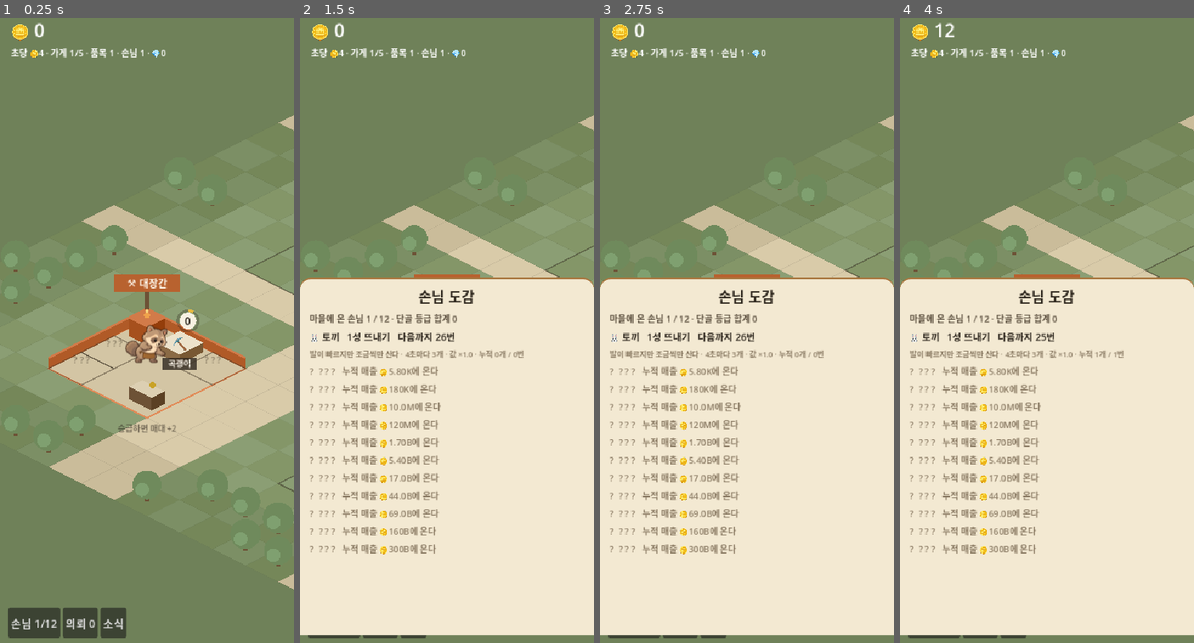
Above: before the commit, frames 1-4 (left to right).
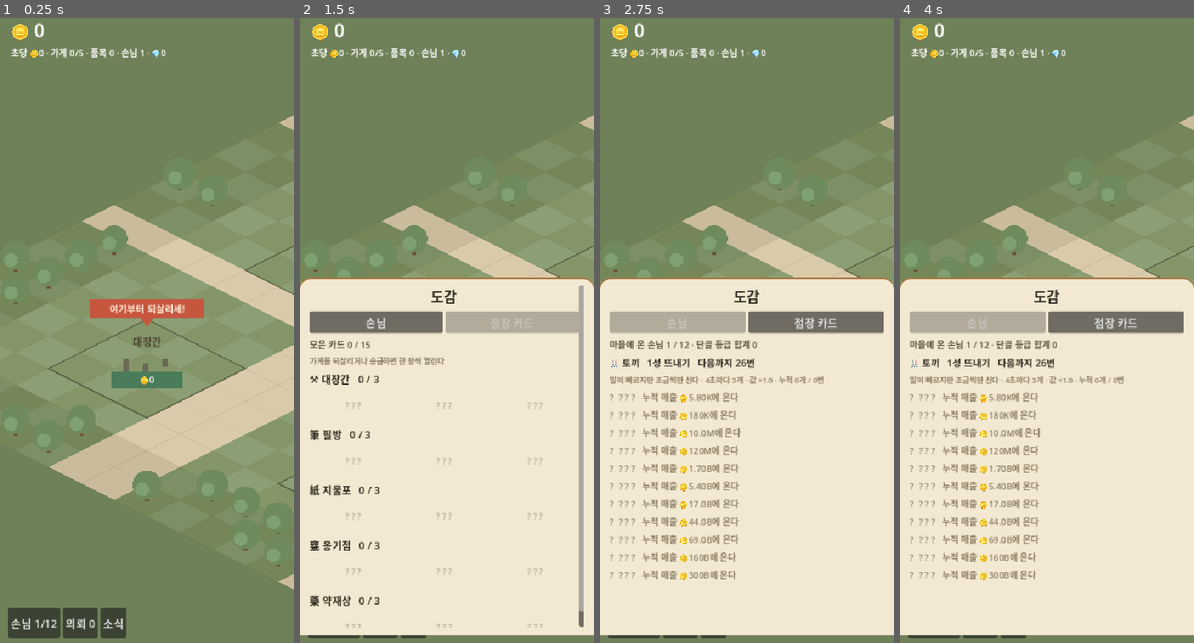
Above: after the commit, the same moments.

Repository: nonexpertchassi-creator/raccoon-hollow
Game: Godot game, scene res://main.tscn
The game is run twice, just before and just after one commit, with the same random seed, the same clock (stepped at 60 frames per second) and the same inputs.
Inputs (mouse positions are in pixels of both pictures, inside the frame that each line leads up to):
- Up to frame 1 (0.25 s): no input
- Up to frame 2 (1.5 s): click "손님 1/12" at 0.5 s; click (517, 324) at 1.25 s, where only the run after the commit has a clickable "점장 카드"
- Up to frame 3 (2.75 s): click (676, 324) at 2 s, where only the run after the commit has a clickable "손님"
- Up to frame 4 (4 s): click "의뢰 0" at 2.75 s; click "소식" at 3.5 s

The runs differ from the first frame. In frame 1, 8.5% of the frame differs, in the area x 13-85%, y 5-67%; in frame 2, 9.6%; in frame 3, 11%; in frame 4, 11%, in the area x 3-97%, y 0-90%.

Commit message:
대장간을 잠갔다 — 첫 동작이 생겼다 · 점장 카드가 열린다
shops를 비웠다. 이제 켜면 무너진 집 다섯 채뿐이고 대장간 위에 "여기부터
되살리세!"가 아래를 가리킨다. 값이 0이라 누르면 바로 열린다.

같이 걸린 것: items에 곡괭이가 열린 채로 시작하고 있었다. 가게를 잠그니
"가게는 없는데 곡괭이는 팔린다"가 됐다. 품목도 비웠다.

자바스크립트판도 같이 고쳤다 — 이건 새 규칙이 아니라 시작 상태라 답안지와
갈라질 이유가 없다. 대조 여덟 개 그대로 초록불.
8시간 × 씨앗 셋: 1.47/1.54/1.06T. 전(1.29T)보다 올라 보이지만 씨앗 폭이
그보다 넓다 — 난수가 다르게 흐른 것이지 경제가 세진 게 아니다.

점장 카드를 넣었다. 가게를 되살리거나 승급하면 한가운데에 뜨고 뒤는
어둡게 덮는다. 카드는 따로 저장하지 않는다 — 가게가 열렸으면 0등급,
승급했으면 그만큼. 있는 것에서 계산할 수 있으면 계산한다(저장본을 안
깨뜨리고, 두 군데가 어긋날 여지도 없앤다).

도감은 한 창에 갈피 둘(손님·점장 카드). 창을 따로 만들면 아래 단추가
넷이 되고 폰에서 넷은 누르다 틀린다.

승급의 좌절(벌이 46%)이 카드가 열리는 순간과 겹친다 — 두 문제가 서로를
푼다. 잃는 것이 보이는 자리에 얻는 것도 같이 놓는다.

set_anchors_preset은 앵커만 바꾸고 크기는 그대로 둔다. 채우려면
and_offsets 쪽이다 — 그것 때문에 카드가 왼쪽 위 구석에 붙어 나왔다.

Co-Authored-By: Claude Opus 5 <noreply@anthropic.com>

Diff:
--- a/godot/main.gd
+++ b/godot/main.gd
@@ -12,6 +12,7 @@
 var _log: Label
 var _acc: float = 0.0
 var panel: ShopPanel
+var card: CardPopup
 var sfx: Sfx
 var _layer: CanvasLayer
 var _guestbtn: Button
@@ -147,7 +148,11 @@
 	panel = ShopPanel.new()
 	panel.sim = sim
 	panel.on_focus = _focus_shop
+	panel.on_card = _show_card
 	_layer.add_child(panel)
+	card = CardPopup.new()
+	card.sim = sim
+	_layer.add_child(card)
 
 	if _away != null:
 		_show_away(_away)
@@ -295,6 +300,11 @@
 			_dragged = true                    # 8px 넘게 움직였으면 끈 것이다
 		cam.position -= mm.relative / cam.zoom.x
 		_clamp_cam()
+
+## 카드 한 장이 열린다 — 가게를 되살렸거나, 승급했거나.
+func _show_card(shop_id: String, rank: int) -> void:
+	card.show_card(shop_id, rank)
+	sfx.play("open")
 
 ## 가게 창을 열면 지도도 그 가게로 간다.
 ##
@@ -411,7 +421,7 @@
 			if open:
 				panel.open_for(String(shop.id))
 			elif sim.open_shop(String(shop.id)):
-				sfx.play("open")
+				_show_card(String(shop.id), sim.rank_of(String(shop.id)))
 			return
 	panel.close()
 
--- a/godot/project.godot
+++ b/godot/project.godot
@@ -25,3 +25,4 @@
 [rendering]
 
 renderer/rendering_method="gl_compatibility"
+textures/vram_compression/import_etc2_astc=true
--- a/godot/rules/sim.gd
+++ b/godot/rules/sim.gd
@@ -50,9 +50,16 @@
 var money: float = 0.0
 var revenue: float = 0.0
 var t: float = 0.0
-var shops: Array = ["smith"]
+## 되살린 가게. **처음엔 비어 있다.**
+## 예전엔 대장간이 켜진 채로 시작했는데, 그러면 '가게를 연다'는 이 게임의
+## 첫 동작을 아무도 해 보지 않는다 — 제일 좋은 첫 순간을 코드가 미리
+## 써 버리는 셈이다. 대장간은 값이 0이라 켜자마자 누르면 열린다.
+var shops: Array = []
 var rank: Dictionary = {}
-var items: Dictionary = {"pick": {"lv": 1.0, "stock": 0.0, "prog": 0.0}}
+## 열린 품목. **처음엔 비어 있다** — 가게가 하나도 없으니 팔 것도 없다.
+## 예전엔 곡괭이가 열린 채로 시작했는데, 대장간을 잠그고 나니
+## '가게는 없는데 곡괭이는 팔린다'가 됐다. 가게를 열면 그때 들어온다.
+var items: Dictionary = {}
 var asked: Array = []
 var guests: Array = ["rabbit"]
 var bought: Dictionary = {}
--- a/godot/tests/shot.gd
+++ b/godot/tests/shot.gd
@@ -7,6 +7,7 @@
 ##   SHOT_ZOOM=1.0             그 크기로 찍는다(기본은 게임이 정한 값)
 ##   SHOT_PANEL=quests|guests|ledger|<가게id>   창을 열어 놓고 찍는다
 ##   SHOT_TAB=items|work|rank  가게 창의 갈피를 골라서 찍는다
+##   SHOT_CARD=<가게id>        점장 카드가 열린 순간을 띄워서 찍는다
 var _done: bool = false
 
 func _ready() -> void:
@@ -31,6 +32,11 @@
 		var z: float = float(OS.get_environment("SHOT_ZOOM"))
 		main.cam.zoom = Vector2(z, z)
 		main._clamp_cam()
+	# 카드는 **누르는 순간**에만 뜬다 — 도구가 스스로 누를 수는 없으니 띄워 보게 한다.
+	if OS.has_environment("SHOT_CARD"):
+		var sid: String = OS.get_environment("SHOT_CARD")
+		main.card.show_card(sid, main.sim.rank_of(sid))
+		main.card._process(1.0)
 	main._paint()
 	if OS.has_environment("SHOT_PANEL"):
 		var k: String = OS.get_environment("SHOT_PANEL")
@@ -38,9 +44,11 @@
 			main.panel.open_kind(k)
 		else:
 			main.panel.open_for(k)
-			if OS.has_environment("SHOT_TAB"):
-				main.panel.tab = OS.get_environment("SHOT_TAB")
-				main.panel.rebuild()
+		# 갈피는 어느 창이든 고를 수 있어야 한다 — 가게 창에만 걸어 뒀더니
+		# 도감의 '점장 카드' 갈피를 도구가 영영 못 봤다.
+		if OS.has_environment("SHOT_TAB"):
+			main.panel.tab = OS.get_environment("SHOT_TAB")
+			main.panel.rebuild()
 	# 찍은 화면에 무엇이 들어 있는지 말해 준다 — 그림만 보면 "말풍선이 원래
 	# 안 뜨는 건지, 이번에만 없는 건지"를 못 가른다.
 	var staff: int = 0
--- a/godot/tests/taptest.gd
+++ b/godot/tests/taptest.gd
@@ -21,6 +21,9 @@
 	#   그냥 두면 이 시험은 **돌릴 때마다 다른 판**이 된다.
 	main.rng = Rng.new(7)
 	rng = main.rng
+	# 대장간을 연다. 이제 게임은 **아무 가게도 없이** 시작하는데(첫 동작이
+	# '가게 열기'다), 이 시험이 보려는 것은 튜토리얼이 아니라 좌표다.
+	s.open_shop("smith")
 	for i in range(60 * 4):
 		s.tick(0.25, rng)
 	# ★ 나쁜 놈을 치운다. 누르기는 나쁜 놈이 제일 먼저다(몇 초 안에 사라지니까).
--- /dev/null
+++ b/godot/view/card.gd
@@ -0,0 +1,112 @@
+extends Control
+class_name CardPopup
+## 점장 카드 한 장이 열리는 순간. 화면을 덮고 한가운데에 뜬다.
+##
+## ★ 카드를 **따로 저장하지 않는다.** 어떤 카드를 가졌는지는 이미 sim이 안다 —
+##   가게가 열렸으면 그 가게 0등급 카드가 있는 것이고, 참쇠로 승급했으면
+##   1등급 카드까지 있는 것이다. 담는 칸을 새로 만들면 저장본을 깨뜨리고
+##   (다섯 번째 규칙), 게다가 **두 군데가 어긋날 여지**가 생긴다.
+##   있는 것에서 계산할 수 있으면 계산한다.
+##
+## 그림은 나중에 온다. `clerks/<가게>-make-<등급>` → `clerks/<가게>-make`
+## → `hero/raccoon-make` 순으로 찾고, 하나도 없으면 현판 글자를 크게 띄운다.
+
+var sim: Sim
+var _t: float = 0.0
+var _cardbox: PanelContainer
+var _art: TextureRect
+var _title: Label
+var _sub: Label
+var _sign: Label
+
+func _ready() -> void:
+	visible = false
+	# ★ set_anchors_preset이 아니라 **and_offsets** 쪽을 쓴다.
+	#   앞엣것은 앵커만 바꾸고 크기는 그대로 두어서, 화면을 안 채운다.
+	#   처음에 그걸 몰라 카드가 화면 왼쪽 위 구석에 붙어 나왔다.
+	set_anchors_and_offsets_preset(Control.PRESET_FULL_RECT)
+	# 뒤를 어둡게 덮는다. 안 덮으면 카드가 '떠 있는 딱지'로 보이고,
+	# 무엇보다 뒤를 눌러 버려서 카드를 못 본 채로 지나간다.
+	var dim := ColorRect.new()
+	dim.color = Color(0.1, 0.08, 0.06, 0.45)
+	dim.set_anchors_and_offsets_preset(Control.PRESET_FULL_RECT)
+	dim.mouse_filter = Control.MOUSE_FILTER_STOP
+	add_child(dim)
+
+	var center := CenterContainer.new()
+	center.set_anchors_and_offsets_preset(Control.PRESET_FULL_RECT)
+	center.mouse_filter = Control.MOUSE_FILTER_IGNORE
+	add_child(center)
+
+	_cardbox = PanelContainer.new()
+	_cardbox.custom_minimum_size = Vector2(252, 0)
+	var bg := StyleBoxFlat.new()
+	bg.bg_color = Color("f6efdc")
+	bg.border_color = Color("a8763e")
+	bg.set_border_width_all(4)
+	bg.set_corner_radius_all(18)
+	bg.content_margin_left = 16; bg.content_margin_right = 16
+	bg.content_margin_top = 14; bg.content_margin_bottom = 14
+	bg.shadow_color = Color(0, 0, 0, 0.3)
+	bg.shadow_size = 14
+	_cardbox.add_theme_stylebox_override("panel", bg)
+	center.add_child(_cardbox)
+
+	var box := VBoxContainer.new()
+	box.add_theme_constant_override("separation", 6)
+	_cardbox.add_child(box)
+	var top := Label.new()
+	top.text = "새 점장 카드!"
+	top.horizontal_alignment = HORIZONTAL_ALIGNMENT_CENTER
+	top.add_theme_font_size_override("font_size", 15)
+	top.add_theme_color_override("font_color", Color("c7563f"))
+	box.add_child(top)
+	_sign = Label.new()
+	_sign.horizontal_alignment = HORIZONTAL_ALIGNMENT_CENTER
+	_sign.add_theme_font_size_override("font_size", 72)
+	box.add_child(_sign)
+	_art = TextureRect.new()
+	_art.custom_minimum_size = Vector2(0, 160)
+	_art.expand_mode = TextureRect.EXPAND_IGNORE_SIZE
+	_art.stretch_mode = TextureRect.STRETCH_KEEP_ASPECT_CENTERED
+	box.add_child(_art)
+	_title = Label.new()
+	_title.horizontal_alignment = HORIZONTAL_ALIGNMENT_CENTER
+	_title.add_theme_font_size_override("font_size", 22)
+	_title.add_theme_color_override("font_color", Color("2b241b"))   # 기본 흰 글자는 이 바탕에서 안 읽힌다
+	box.add_child(_title)
+	_sub = Label.new()
+	_sub.horizontal_alignment = HORIZONTAL_ALIGNMENT_CENTER
+	_sub.add_theme_font_size_override("font_size", 12)
+	_sub.add_theme_color_override("font_color", Color("8a7a63"))
+	box.add_child(_sub)
+	var ok := Button.new()
+	ok.text = "받는다"
+	ok.pressed.connect(close)
+	box.add_child(ok)
+
+func show_card(shop_id: String, rank: int) -> void:
+	_t = 0.0
+	var shop: Dictionary = Sim.shop_by_id(shop_id)
+	var t: Texture2D = Art.ranked("clerks", "%s-make" % shop_id, rank)
+	if t == null:
+		t = Art.tex("hero", "raccoon-make")
+	_art.texture = t
+	_art.visible = t != null
+	_sign.visible = t == null            # 그림이 없으면 현판 글자로 대신한다
+	_sign.text = String(shop.sign)
+	_title.text = "%s %s" % [shop.ranks[rank], shop.name]
+	_sub.text = "%s · %d번째 등급" % [shop.desc, rank + 1]
+	visible = true
+
+func close() -> void:
+	visible = false
+
+## 뜰 때 살짝 커지며 나타난다. 툭 나타나면 "언제 떴지" 하고 지나친다.
+func _process(delta: float) -> void:
+	if not visible or _cardbox == null:
+		return
+	_t = min(_t + delta * 4.0, 1.0)
+	var e: float = 1.0 - pow(1.0 - _t, 3.0)
+	_cardbox.pivot_offset = _cardbox.size * 0.5
+	_cardbox.scale = Vector2.ONE * (0.86 + 0.14 * e)
--- a/godot/view/panel.gd
+++ b/godot/view/panel.gd
@@ -18,6 +18,8 @@
 ## 지도를 이 가게로 옮겨 달라고 부탁하는 줄. main이 꽂아 준다 —
 ## 창이 카메라를 직접 만지면 화면 규칙이 두 군데로 흩어진다.
 var on_focus: Callable = Callable()
+## 카드 한 장이 열렸다고 알리는 줄. 승급은 이 창에서 일어난다.
+var on_card: Callable = Callable()
 ## 꾹 누르고 있는 품목. 누르는 동안 계속 오른다.
 ##
 ## ★ 단추의 button_up을 안 쓰는 이유: 이 창은 0.3초마다 통째로 다시 그린다.
@@ -105,6 +107,8 @@
 	if visible and kind == k:
 		close()
 		return
+	if kind != k:
+		tab = "items"           # 갈피는 늘 첫 장부터. 남의 갈피가 남아 있으면 헷갈린다
 	kind = k
 	shop_id = ""
 	visible = true
@@ -300,8 +304,52 @@
 ## ── 손님 도감 ──
 ## 아직 안 온 손님도 자리를 비워 보여준다 — 몇이 더 남았는지, 무엇을 하면
 ## 오는지가 보여야 모으는 재미가 생긴다.
+## 도감 — **한 창에 갈피 둘**(손님 · 점장 카드).
+## 창을 따로 만들면 아래 단추가 넷이 되고, 폰에서 넷은 누르다 틀린다.
+## 가게 창에서 쓴 수법을 그대로 쓴다.
 func _guests_body() -> void:
-	_head("손님 도감")
+	_head("도감")
+	var bar := HBoxContainer.new()
+	for t in [["items", "손님"], ["work", "점장 카드"]]:
+		var key: String = String(t[0])
+		var b := _btn(String(t[1]), true, func(): tab = key; rebuild())
+		b.disabled = tab == key
+		bar.add_child(b)
+	_box.add_child(bar)
+	if tab == "work":
+		_cards_body()
+		return
+	_guest_list()
+
+## 점장 카드 — **가진 것에서 계산한다.** 따로 담아 두지 않는다.
+## 가게가 열렸으면 그 가게 0등급 카드가 있는 것이고, 승급했으면 그만큼 더 있다.
+func _cards_body() -> void:
+	var have: int = 0
+	var all: int = 0
+	for sh in Content.SHOPS:
+		all += (sh.ranks as Array).size()
+		if sim.shops.has(String(sh.id)):
+			have += sim.rank_of(String(sh.id)) + 1
+	_box.add_child(_label("모은 카드 %d / %d" % [have, all], 13, Color("5a4e3d")))
+	_box.add_child(_label("가게를 되살리거나 승급하면 한 장씩 열린다", 11, Color("8a7a63")))
+	for sh in Content.SHOPS:
+		var open: bool = sim.shops.has(String(sh.id))
+		var got: int = (sim.rank_of(String(sh.id)) + 1) if open else 0
+		_box.add_child(_label("%s %s   %d / %d" % [sh.sign, sh.name, got, (sh.ranks as Array).size()], 15))
+		var row := HBoxContainer.new()
+		row.add_theme_constant_override("separation", 6)
+		for k in range((sh.ranks as Array).size()):
+			var mine: bool = k < got
+			var slot := _label(("%s %s" % [sh.ranks[k], sh.name]) if mine else "? ? ?", 12,
+				Color("4a7c59") if mine else Color("b3a992"))
+			slot.horizontal_alignment = HORIZONTAL_ALIGNMENT_CENTER
+			slot.custom_minimum_size = Vector2(0, 46)
+			slot.vertical_alignment = VERTICAL_ALIGNMENT_CENTER
+			slot.size_flags_horizontal = Control.SIZE_EXPAND_FILL
+			row.add_child(slot)
+		_box.add_child(row)
+
+func _guest_list() -> void:
 	_box.add_child(_label("마을에 온 손님 %d / %d · 단골 등급 합계 %d" % [
 		sim.guests.size(), Content.GUESTS.size(), sim.regular_sum()], 13, Color("5a4e3d")))
 	for g in Content.GUESTS:
@@ -564,4 +612,7 @@
 			% [int(round(g.dip * 100.0)), int(g.even), g.top], 13, Color("5a4e3d"), true))
 	var ok: bool = sim.can_promote(shop_id)
 	_box.add_child(_btn("승급하기 🪙" + Num.fmt(r.cost) if ok else "조건을 채워야 한다", ok,
-		func(): sim.promote(shop_id); rebuild()))
+		func():
+			if sim.promote(shop_id) and on_card.is_valid():
+				on_card.call(shop_id, sim.rank_of(shop_id))
+			rebuild()))
--- a/godot/view/village.gd
+++ b/godot/view/village.gd
@@ -373,6 +373,16 @@
 		var can: bool = sim.money >= shop.cost
 		_chip(M + Vector2(0, 4), 104, 25, C.jade if can else Color(0.47, 0.47, 0.37))
 		_text(M + Vector2(0, 21), "🪙" + Num.fmt(shop.cost), 13, Color.WHITE)
+	# 아직 아무 가게도 없다 = **막 시작한 사람**이다.
+	# 이 한 칸이 튜토리얼의 전부다 — 어디를 눌러야 하는지만 알려주면
+	# 나머지는 누르면서 알게 된다. 열리는 순간 이 표는 사라진다.
+	if is_next and sim.shops.is_empty():
+		var bob: float = absf(sin(_t * 3.2)) * 7.0
+		_chip(M + Vector2(0, -96 - bob), 168, 27, C.red)
+		_text(M + Vector2(0, -77 - bob), "여기부터 되살리세!", 14, Color("fff3dd"))
+		# 아래를 가리키는 삼각형 — 글자만 있으면 어디를 누르라는 건지 애매하다
+		draw_colored_polygon(PackedVector2Array([
+			M + Vector2(-9, -69 - bob), M + Vector2(9, -69 - bob), M + Vector2(0, -56 - bob)]), C.red)
 
 ## 마당 바닥·담·현판 — 항상 맨 뒤에 깔린다
 func _plot_base(i: int, n: int) -> void:
Not shown, added: godot/export_presets.cfg
Not shown, added: godot/view/card.gd.uid
Not shown, changed: PLAN.md
Not shown, changed: sim.js
